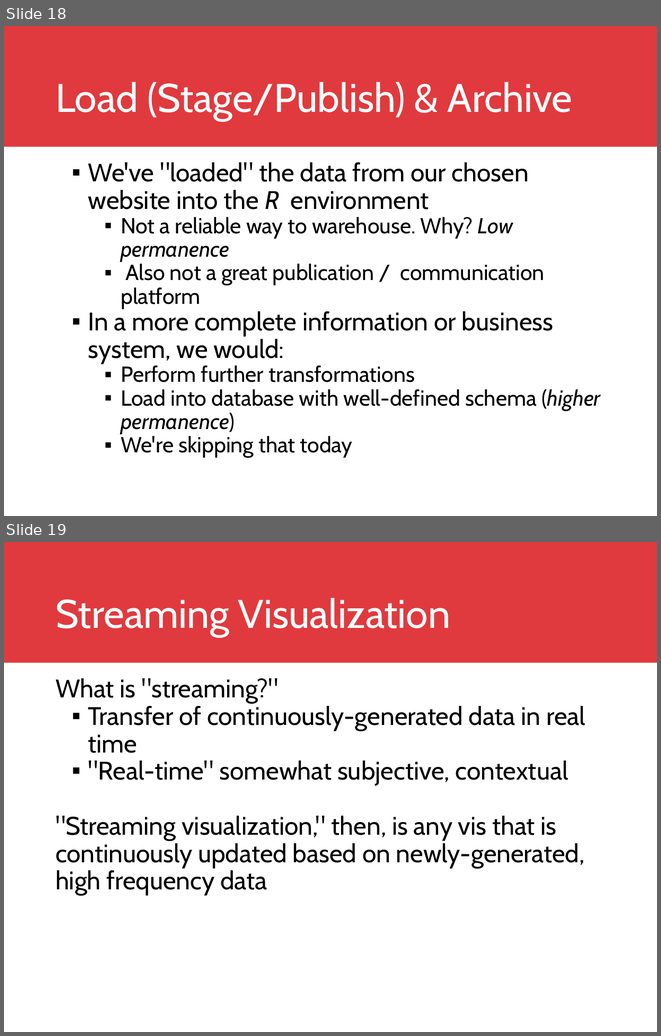
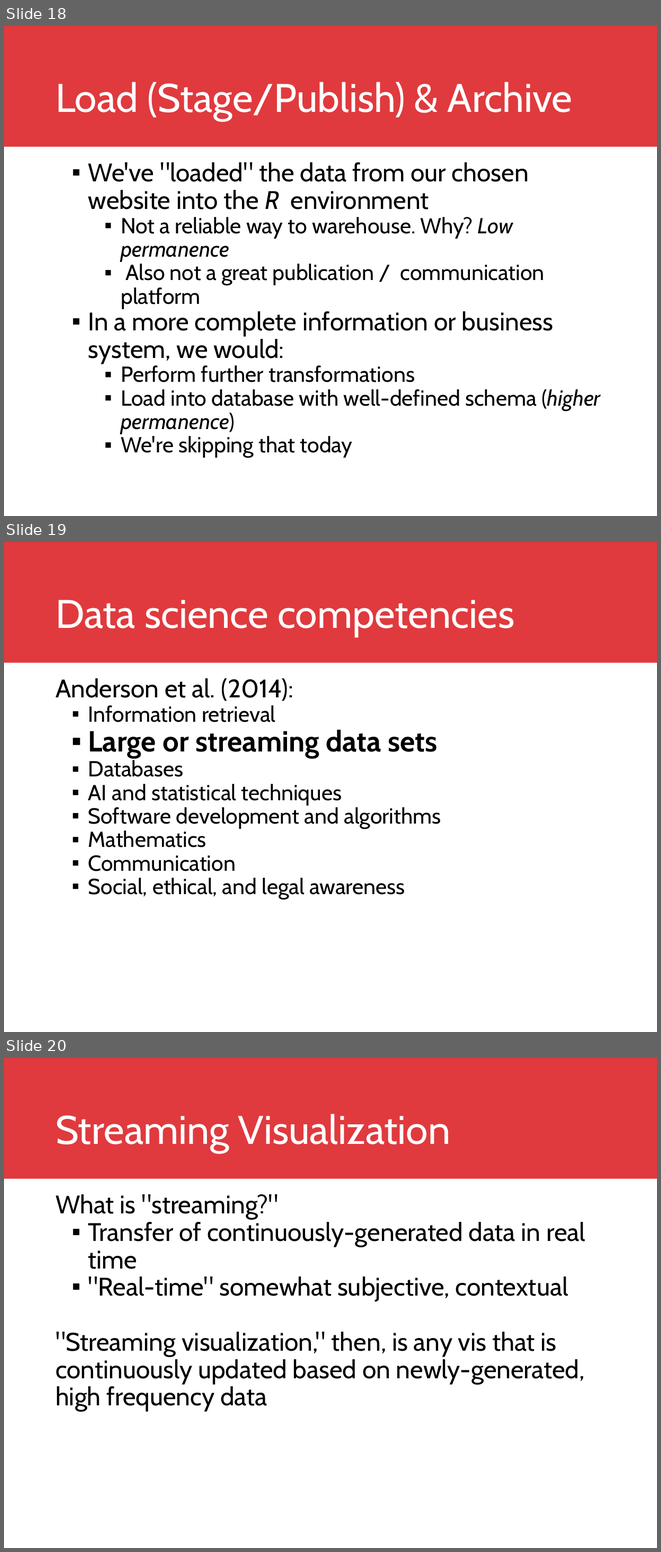
Before and after one commit to DreaJulca/streamvis-lecture, a slide deck: Visual Data Science.pptx. Shown one above the other, each under a label of ours: slides 18 and 19 before the commit, slides 18, 19 and 20 after it. The pictures are 661x1036 and 661x1552 pixels, drawn with LibreOffice and Linux fonts; fonts in the diff are those of the drawing; background and template pictures are left out. Boxes give left, top, right and bottom in pixels: in the first picture for what was removed or moved away, otherwise in the second. Text is boxed around its words. In the diff, an @@ line names an element or a change of style, - is before the commit and + after.

```diff
--- a/Visual Data Science.pptx
+++ b/Visual Data Science.pptx
@@ slide 19 added at bbox=[4, 542, 657, 1032], background #FFFFFF; not listed: 1 template element that a slide beside it also shows @@
@@ title added at bbox=[55, 600, 514, 636], 44 pt, text #FFFFFF @@
+Data science competencies
@@ text added at bbox=[55, 678, 441, 899], 24 pt, text #000000 @@
+Anderson et al. (2014):
+▪ Information retrieval
+▪ Large or streaming data sets
+▪ Databases
+▪ AI and statistical techniques
+▪ Software development and algorithms
+▪ Mathematics
+▪ Communication
+▪ Social, ethical, and legal awareness
@@ what was slide 19 is now slide 20 @@
```
Also in this commit, not shown: 6 slides changed, 1 other slide added, 1 other file.
